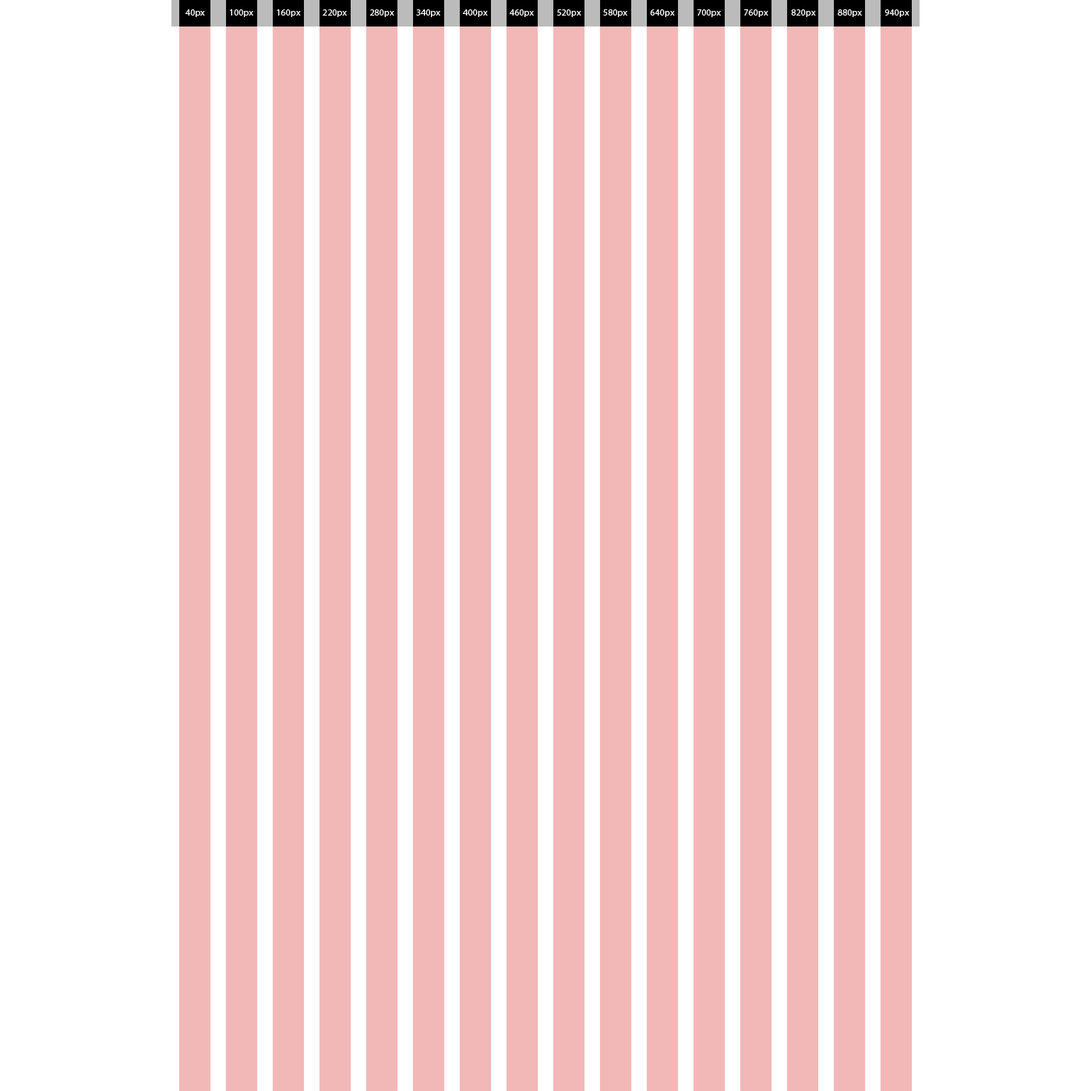
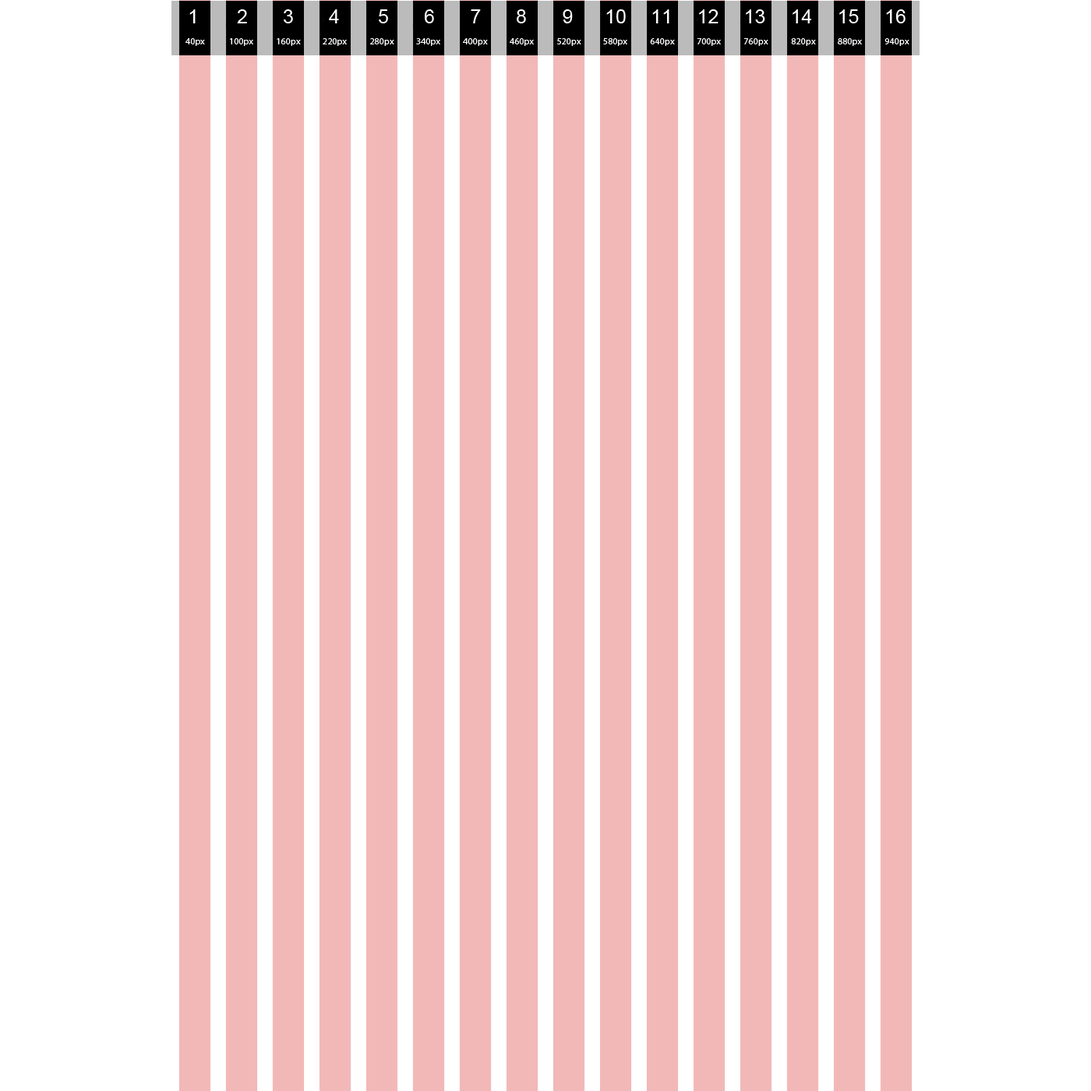
Layered file, before and after one edit (1091x1091). Changes by layer:
painted on "Gráfico 16 Colunas" over bbox(171, 0, 920, 56)
